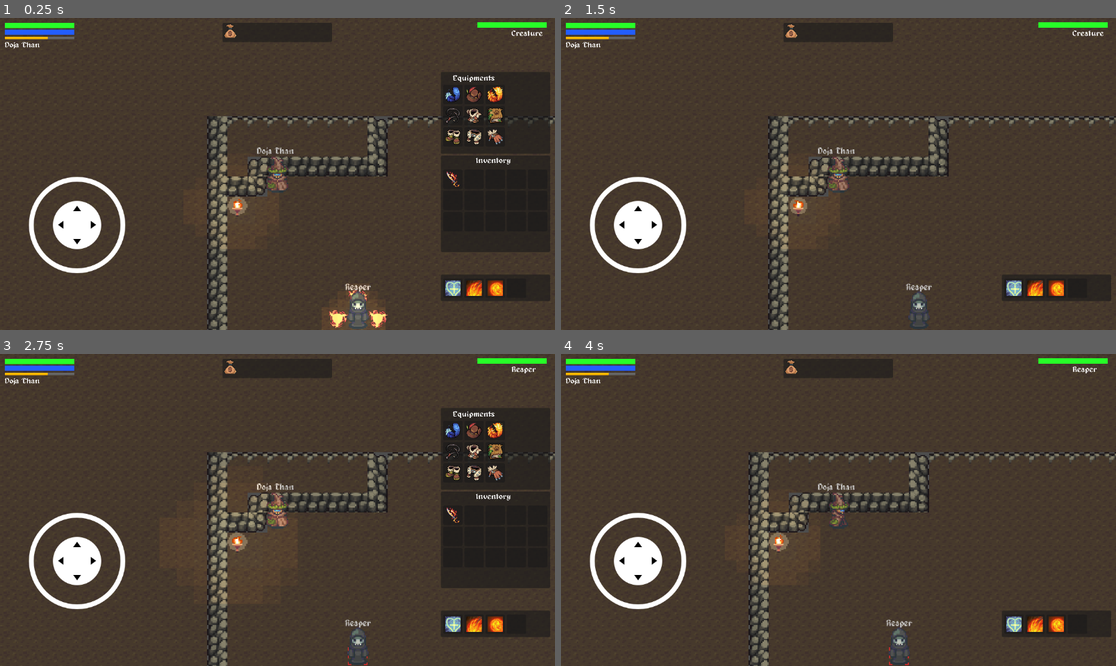
Above: before the commit, frames 1-4 (two rows, left to right).
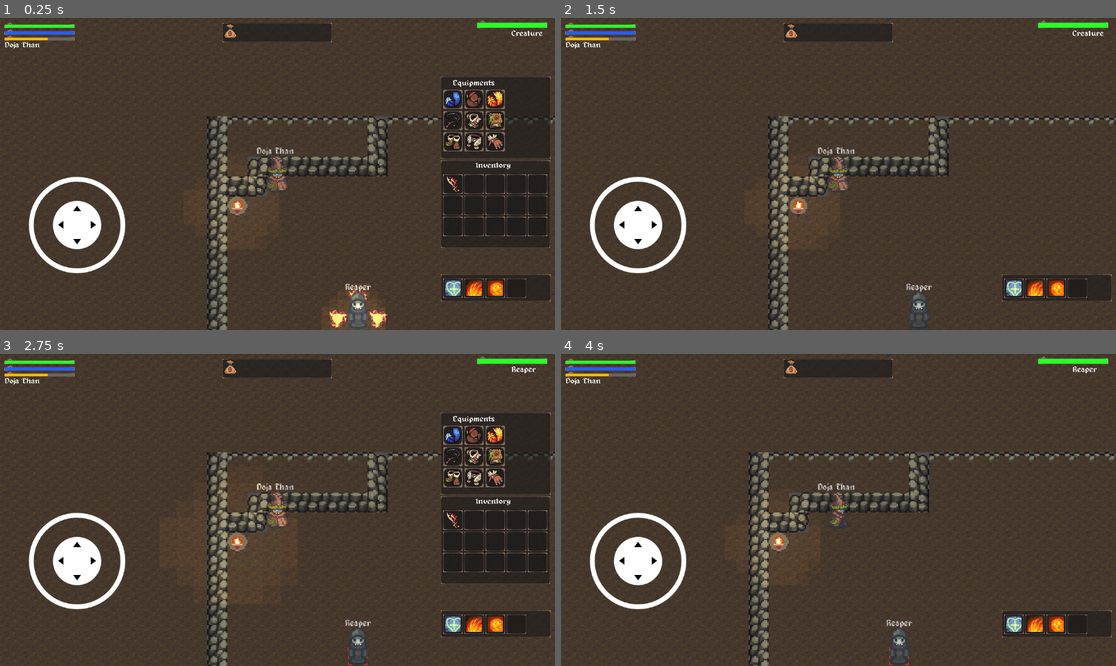
Above: after the commit, the same moments.

Repository: MechZombie/rpg-godot
Game: Godot game, scene res://Maps/Cave/cave.tscn
The game is run twice, just before and just after one commit, with the same random seed, the same clock (stepped at 60 frames per second) and the same inputs. The project has no main scene, so this scene is started directly.
Inputs (mouse positions are in pixels of both pictures, inside the frame that each line leads up to):
- Up to frame 1 (0.25 s): no input
- Up to frame 2 (1.5 s): click (1016, 96) at 0.52 s; click (794, 33) at 1.25 s
- Up to frame 3 (2.75 s): tap Enter at 2 s; drag from (355, 647) to (333, 441) at 2.02 s
- Up to frame 4 (4 s): tap Space at 2.75 s; drag from (727, 525) to (916, 647) at 2.77 s; tap Enter at 3.5 s; move the mouse to (894, 441) at 3.52 s; hold Right (ui_right) from 3.53 s (still down)

The runs differ from the first frame. In frame 1, 3.3% of the frame differs, in the area x 0-100%, y 0-91%; in frame 2, 0.6%; in frame 3, 3.3%; in frame 4, 0.6%.

Commit message:
fix hud textures

Diff:
--- a/HUD/ActionBar/action_bar.tscn
+++ b/HUD/ActionBar/action_bar.tscn
@@ -1,7 +1,8 @@
-[gd_scene load_steps=3 format=3 uid="uid://c2rt2dill4msd"]
+[gd_scene load_steps=4 format=3 uid="uid://c2rt2dill4msd"]
 
 [ext_resource type="Script" path="res://HUD/ActionBar/action_bar.gd" id="1_t0m05"]
 [ext_resource type="PackedScene" uid="uid://b03gfr4fl6m5v" path="res://HUD/ActionBarSlot/actionbar_slot.tscn" id="2_31tjr"]
+[ext_resource type="Texture2D" uid="uid://di7vt4f83jrow" path="res://HUD/Scalable_4.png" id="3_uim6q"]
 
 [node name="ActionBar" type="Panel"]
 custom_minimum_size = Vector2(227, 55)
@@ -23,3 +24,13 @@
 [node name="GridContainer" type="GridContainer" parent="MarginContainer"]
 layout_mode = 2
 columns = 5
+
+[node name="NinePatchRect" type="NinePatchRect" parent="."]
+layout_mode = 0
+offset_right = 228.0
+offset_bottom = 55.0
+texture = ExtResource("3_uim6q")
+patch_margin_left = 15
+patch_margin_top = 15
+patch_margin_right = 15
+patch_margin_bottom = 15
--- a/HUD/ActionBarSlot/actionbar_slot.tscn
+++ b/HUD/ActionBarSlot/actionbar_slot.tscn
@@ -1,7 +1,8 @@
-[gd_scene load_steps=3 format=3 uid="uid://b03gfr4fl6m5v"]
+[gd_scene load_steps=4 format=3 uid="uid://b03gfr4fl6m5v"]
 
 [ext_resource type="Script" path="res://HUD/ActionBarSlot/actionbar_slot.gd" id="1_7514d"]
 [ext_resource type="FontFile" uid="uid://du75ycf6ijvp2" path="res://Fonts/alagard.ttf" id="2_7ybst"]
+[ext_resource type="Texture2D" uid="uid://di7vt4f83jrow" path="res://HUD/Scalable_4.png" id="3_kwi6t"]
 
 [node name="ActionBarSlot" type="Panel"]
 clip_contents = true
@@ -40,3 +41,13 @@
 color = Color(1, 0.266667, 0.258824, 0.278431)
 
 [node name="Timer" type="Timer" parent="."]
+
+[node name="NinePatchRect" type="NinePatchRect" parent="."]
+layout_mode = 0
+offset_right = 40.0
+offset_bottom = 40.0
+texture = ExtResource("3_kwi6t")
+patch_margin_left = 11
+patch_margin_top = 11
+patch_margin_right = 11
+patch_margin_bottom = 11
--- a/HUD/EquipmentItem/equipment_item.tscn
+++ b/HUD/EquipmentItem/equipment_item.tscn
@@ -1,6 +1,7 @@
-[gd_scene load_steps=2 format=3 uid="uid://dksglfeh8ca1c"]
+[gd_scene load_steps=3 format=3 uid="uid://dksglfeh8ca1c"]
 
 [ext_resource type="Script" path="res://HUD/EquipmentItem/equipment_item.gd" id="1_4aore"]
+[ext_resource type="Texture2D" uid="uid://5pd4ddcb3y0n" path="res://HUD/Scalable_5.png" id="2_bgtq6"]
 
 [node name="EquipmentItem" type="Panel"]
 custom_minimum_size = Vector2(40, 40)
@@ -14,3 +15,13 @@
 offset_top = 4.0
 offset_right = 36.0
 offset_bottom = 36.0
+
+[node name="NinePatchRect" type="NinePatchRect" parent="."]
+layout_mode = 0
+offset_right = 40.0
+offset_bottom = 40.0
+texture = ExtResource("2_bgtq6")
+patch_margin_left = 11
+patch_margin_top = 11
+patch_margin_right = 11
+patch_margin_bottom = 11
--- a/HUD/Equipments/equipments.tscn
+++ b/HUD/Equipments/equipments.tscn
@@ -1,14 +1,15 @@
-[gd_scene load_steps=5 format=3 uid="uid://1whxeh42wdp7"]
+[gd_scene load_steps=6 format=3 uid="uid://1whxeh42wdp7"]
 
 [ext_resource type="Script" path="res://HUD/Equipments/equipments.gd" id="1_xqirn"]
 [ext_resource type="PackedScene" uid="uid://dksglfeh8ca1c" path="res://HUD/EquipmentItem/equipment_item.tscn" id="2_1kwfs"]
 [ext_resource type="FontFile" uid="uid://du75ycf6ijvp2" path="res://Fonts/alagard.ttf" id="2_xxfqs"]
+[ext_resource type="Texture2D" uid="uid://di7vt4f83jrow" path="res://HUD/Scalable_4.png" id="4_ol5qc"]
 
 [sub_resource type="LabelSettings" id="LabelSettings_fgjfv"]
 font = ExtResource("2_xxfqs")
 
 [node name="Equipments" type="Panel"]
-custom_minimum_size = Vector2(0, 170)
+custom_minimum_size = Vector2(227, 170)
 offset_top = -17.0
 offset_right = 138.0
 offset_bottom = 144.0
@@ -37,3 +38,13 @@
 offset_bottom = 23.0
 text = "Equipments"
 label_settings = SubResource("LabelSettings_fgjfv")
+
+[node name="NinePatchRect" type="NinePatchRect" parent="."]
+layout_mode = 0
+offset_right = 228.0
+offset_bottom = 170.0
+texture = ExtResource("4_ol5qc")
+patch_margin_left = 15
+patch_margin_top = 15
+patch_margin_right = 15
+patch_margin_bottom = 15
--- a/HUD/Inventory/inventory.gd
+++ b/HUD/Inventory/inventory.gd
@@ -1,4 +1,5 @@
 extends Panel
+
 
 @export var InventoryItem: PackedScene
 @onready var container: GridContainer = $MarginContainer/GridContainer
--- a/HUD/Inventory/inventory.tscn
+++ b/HUD/Inventory/inventory.tscn
@@ -1,16 +1,17 @@
-[gd_scene load_steps=5 format=3 uid="uid://bsv1rbchymmsv"]
+[gd_scene load_steps=6 format=3 uid="uid://bsv1rbchymmsv"]
 
 [ext_resource type="PackedScene" uid="uid://boivt54h80ar" path="res://HUD/InventoryItem/inventory_item.tscn" id="1_aiffj"]
 [ext_resource type="Script" path="res://HUD/Inventory/inventory.gd" id="1_jp6ru"]
 [ext_resource type="FontFile" uid="uid://du75ycf6ijvp2" path="res://Fonts/alagard.ttf" id="2_pwohq"]
+[ext_resource type="Texture2D" uid="uid://di7vt4f83jrow" path="res://HUD/Scalable_4.png" id="4_c34nl"]
 
 [sub_resource type="LabelSettings" id="LabelSettings_irn6u"]
 font = ExtResource("2_pwohq")
 
 [node name="Inventory" type="Panel"]
-custom_minimum_size = Vector2(227, 200)
+custom_minimum_size = Vector2(227, 180)
 offset_right = 227.0
-offset_bottom = 200.0
+offset_bottom = 170.0
 script = ExtResource("1_jp6ru")
 InventoryItem = ExtResource("1_aiffj")
 
@@ -38,3 +39,13 @@
 offset_bottom = 20.0
 text = "Inventory"
 label_settings = SubResource("LabelSettings_irn6u")
+
+[node name="NinePatchRect" type="NinePatchRect" parent="."]
+layout_mode = 0
+offset_right = 227.0
+offset_bottom = 181.0
+texture = ExtResource("4_c34nl")
+patch_margin_left = 15
+patch_margin_top = 15
+patch_margin_right = 15
+patch_margin_bottom = 15
--- a/HUD/InventoryItem/inventory_item.tscn
+++ b/HUD/InventoryItem/inventory_item.tscn
@@ -1,9 +1,10 @@
-[gd_scene load_steps=10 format=3 uid="uid://boivt54h80ar"]
+[gd_scene load_steps=11 format=3 uid="uid://boivt54h80ar"]
 
 [ext_resource type="Script" path="res://HUD/InventoryItem/inventory_item.gd" id="1_va6cw"]
 [ext_resource type="FontFile" uid="uid://du75ycf6ijvp2" path="res://Fonts/alagard.ttf" id="2_mec1v"]
 [ext_resource type="Texture2D" uid="uid://my1nyc6awngv" path="res://Icons/delete.png" id="3_gw4iy"]
 [ext_resource type="Texture2D" uid="uid://bc661fsciytat" path="res://Icons/select.png" id="4_86pje"]
+[ext_resource type="Texture2D" uid="uid://di7vt4f83jrow" path="res://HUD/Scalable_4.png" id="5_pssfx"]
 
 [sub_resource type="LabelSettings" id="LabelSettings_l3ora"]
 font = ExtResource("2_mec1v")
@@ -47,6 +48,7 @@
 label_settings = SubResource("LabelSettings_l3ora")
 
 [node name="Info" type="Panel" parent="."]
+visible = false
 layout_mode = 0
 offset_left = -152.0
 offset_top = -140.0
@@ -117,3 +119,14 @@
 texture_normal = ExtResource("4_86pje")
 ignore_texture_size = true
 stretch_mode = 0
+
+[node name="NinePatchRect" type="NinePatchRect" parent="."]
+layout_mode = 0
+offset_right = 40.0
+offset_bottom = 40.0
+texture = ExtResource("5_pssfx")
+region_rect = Rect2(0, 0, 80, 64)
+patch_margin_left = 11
+patch_margin_top = 11
+patch_margin_right = 11
+patch_margin_bottom = 11
--- a/HUD/hud.tscn
+++ b/HUD/hud.tscn
@@ -1,12 +1,14 @@
-[gd_scene load_steps=8 format=3 uid="uid://g8hnt6va4kms"]
+[gd_scene load_steps=10 format=3 uid="uid://g8hnt6va4kms"]
 
 [ext_resource type="Script" path="res://Player/hud.gd" id="1_3t5dv"]
 [ext_resource type="PackedScene" uid="uid://c2rt2dill4msd" path="res://HUD/ActionBar/action_bar.tscn" id="2_26gsd"]
 [ext_resource type="PackedScene" uid="uid://bsv1rbchymmsv" path="res://HUD/Inventory/inventory.tscn" id="3_uwpwb"]
 [ext_resource type="PackedScene" uid="uid://1whxeh42wdp7" path="res://HUD/Equipments/equipments.tscn" id="4_qoj2v"]
 [ext_resource type="FontFile" uid="uid://du75ycf6ijvp2" path="res://Fonts/alagard.ttf" id="5_4gt8d"]
+[ext_resource type="Texture2D" uid="uid://bquhxt6gyy1t7" path="res://HUD/Bossbar_5.png" id="5_upn61"]
 [ext_resource type="PackedScene" uid="uid://dmr0fcamx7t56" path="res://addons/virtual_joystick/virtual_joystick_scene.tscn" id="6_cbw3p"]
 [ext_resource type="Texture2D" uid="uid://bok2xhagdqna5" path="res://Sprites/bag_dolar.png" id="7_8257g"]
+[ext_resource type="Texture2D" uid="uid://di7vt4f83jrow" path="res://HUD/Scalable_4.png" id="8_6q8r4"]
 
 [node name="HUD" type="CanvasLayer"]
 script = ExtResource("1_3t5dv")
@@ -39,16 +41,31 @@
 
 [node name="Background" type="ColorRect" parent="MarginContainer/PlayerContainer/LifeBar"]
 layout_mode = 0
+offset_top = 4.0
 offset_right = 144.0
 offset_bottom = 11.0
 color = Color(0.396889, 0.396889, 0.396889, 1)
 
 [node name="Foreground" type="ColorRect" parent="MarginContainer/PlayerContainer/LifeBar"]
 layout_mode = 0
+offset_top = 3.0
 offset_right = 144.0
 offset_bottom = 11.0
 color = Color(0.152941, 1, 0.156863, 1)
 
+[node name="NinePatchRect" type="NinePatchRect" parent="MarginContainer/PlayerContainer/LifeBar"]
+layout_mode = 0
+offset_left = -1.0
+offset_top = -1.0
+offset_right = 145.0
+offset_bottom = 11.0
+texture = ExtResource("5_upn61")
+region_rect = Rect2(1, 3, 190, 9)
+patch_margin_left = 5
+patch_margin_top = 5
+patch_margin_right = 5
+patch_margin_bottom = 1
+
 [node name="ManaBar" type="Control" parent="MarginContainer/PlayerContainer"]
 layout_mode = 2
 size_flags_horizontal = 0
@@ -57,18 +74,30 @@
 [node name="Background" type="ColorRect" parent="MarginContainer/PlayerContainer/ManaBar"]
 layout_mode = 0
 offset_left = -4.0
-offset_top = 14.0
-offset_right = 140.0
+offset_top = 18.0
+offset_right = 141.0
 offset_bottom = 25.0
 color = Color(0.396889, 0.396889, 0.396889, 1)
 
 [node name="Foreground" type="ColorRect" parent="MarginContainer/PlayerContainer/ManaBar"]
 layout_mode = 0
 offset_left = -4.0
-offset_top = 14.0
-offset_right = 140.0
+offset_top = 18.0
+offset_right = 141.0
 offset_bottom = 25.0
 color = Color(0.137876, 0.364253, 1, 1)
+
+[node name="NinePatchRect" type="NinePatchRect" parent="MarginContainer/PlayerContainer/ManaBar"]
+offset_left = -5.0
+offset_top = 13.0
+offset_right = 141.0
+offset_bottom = 25.0
+texture = ExtResource("5_upn61")
+region_rect = Rect2(1, 3, 190, 9)
+patch_margin_left = 5
+patch_margin_top = 5
+patch_margin_right = 5
+patch_margin_bottom = 1
 
 [node name="Name" type="Control" parent="MarginContainer/PlayerContainer"]
 layout_mode = 2
@@ -88,18 +117,33 @@
 [node name="Background" type="ColorRect" parent="MarginContainer/PlayerContainer/ExpBar"]
 layout_mode = 0
 offset_left = -12.0
-offset_top = 29.0
+offset_top = 31.0
 offset_right = 132.0
-offset_bottom = 34.0
+offset_bottom = 36.0
 color = Color(0.396889, 0.396889, 0.396889, 1)
 
 [node name="Foreground" type="ColorRect" parent="MarginContainer/PlayerContainer/ExpBar"]
 layout_mode = 0
 offset_left = -12.0
-offset_top = 29.0
+offset_top = 31.0
 offset_right = 77.0
-offset_bottom = 34.0
+offset_bottom = 36.0
 color = Color(1, 0.72549, 0, 1)
+
+[node name="NinePatchRect" type="NinePatchRect" parent="MarginContainer/PlayerContainer/ExpBar"]
+offset_left = -13.0
+offset_top = 26.0
+offset_right = 133.0
+offset_bottom = 37.0
+texture = ExtResource("5_upn61")
+region_rect = Rect2(1, 3, 190, 9)
+patch_margin_left = 5
+patch_margin_top = 5
+patch_margin_right = 5
+patch_margin_bottom = 1
+
+[node name="Control" type="Control" parent="MarginContainer/PlayerContainer"]
+layout_mode = 2
 
 [node name="EnemyContainer" type="HBoxContainer" parent="MarginContainer"]
 layout_mode = 2
@@ -136,6 +180,18 @@
 theme_override_fonts/font = ExtResource("5_4gt8d")
 text = "Creature"
 
+[node name="NinePatchRect" type="NinePatchRect" parent="MarginContainer/EnemyContainer/LifeBar"]
+offset_left = -152.0
+offset_top = -5.0
+offset_right = -6.0
+offset_bottom = 11.0
+texture = ExtResource("5_upn61")
+region_rect = Rect2(1, 3, 190, 9)
+patch_margin_left = 5
+patch_margin_top = 5
+patch_margin_right = 5
+patch_margin_bottom = 1
+
 [node name="Inventory" type="VBoxContainer" parent="MarginContainer"]
 layout_direction = 2
 layout_mode = 2
@@ -168,6 +224,16 @@
 offset_bottom = 40.0
 texture_normal = ExtResource("7_8257g")
 
+[node name="NinePatchRect" type="NinePatchRect" parent="MarginContainer/OptionsContainer/Panel"]
+layout_mode = 0
+offset_right = 227.0
+offset_bottom = 40.0
+texture = ExtResource("8_6q8r4")
+patch_margin_left = 15
+patch_margin_top = 15
+patch_margin_right = 15
+patch_margin_bottom = 15
+
 [node name="SkillsContainer" type="VBoxContainer" parent="MarginContainer"]
 layout_mode = 2
 size_flags_horizontal = 8
--- /dev/null
+++ b/Scenes/menu.gd
@@ -0,0 +1,11 @@
+extends Control
+
+@onready var button: Button = $Panel/NinePatchRect/NinePatchRect/NinePatchRect/Button
+
+# Called when the node enters the scene tree for the first time.
+func _ready() -> void:
+	button.pressed.connect(on_start_pressed)
+
+
+func on_start_pressed():
+	get_tree().change_scene_to_file("res://Maps/Cave/cave.tscn")
--- /dev/null
+++ b/Scenes/menu.tscn
@@ -0,0 +1,126 @@
+[gd_scene load_steps=10 format=3 uid="uid://bbp3timrna372"]
+
+[ext_resource type="Script" path="res://Scenes/menu.gd" id="1_83bd5"]
+[ext_resource type="Texture2D" uid="uid://wpjn7nlfw7io" path="res://HUD/Fade_3.png" id="2_q5xye"]
+[ext_resource type="FontFile" uid="uid://du75ycf6ijvp2" path="res://Fonts/alagard.ttf" id="3_alp1j"]
+[ext_resource type="Texture2D" uid="uid://b4vsx41uejouo" path="res://Sprites/characters_1_32x32.png" id="4_pwqyi"]
+[ext_resource type="Texture2D" uid="uid://di7vt4f83jrow" path="res://HUD/Scalable_4.png" id="5_mbk27"]
+[ext_resource type="Texture2D" uid="uid://1em8lrtd8his" path="res://HUD/Fade_1.png" id="7_oqpd0"]
+
+[sub_resource type="LabelSettings" id="LabelSettings_ls07m"]
+font = ExtResource("3_alp1j")
+
+[sub_resource type="AtlasTexture" id="AtlasTexture_jhco3"]
+atlas = ExtResource("4_pwqyi")
+region = Rect2(477, 298, 32, 64)
+
+[sub_resource type="SpriteFrames" id="SpriteFrames_l84mn"]
+animations = [{
+"frames": [{
+"duration": 1.0,
+"texture": SubResource("AtlasTexture_jhco3")
+}],
+"loop": true,
+"name": &"default",
+"speed": 5.0
+}]
+
+[node name="Menu" type="Control"]
+layout_mode = 3
+anchors_preset = 0
+script = ExtResource("1_83bd5")
+
+[node name="Panel" type="Panel" parent="."]
+layout_mode = 0
+offset_top = -1.0
+offset_right = 1153.0
+offset_bottom = 648.0
+
+[node name="NinePatchRect" type="NinePatchRect" parent="Panel"]
+layout_mode = 0
+offset_left = 2.0
+offset_top = 3.0
+offset_right = 1150.0
+offset_bottom = 650.0
+region_rect = Rect2(0, 0, 79, 65)
+patch_margin_left = 50
+patch_margin_top = 50
+patch_margin_right = 50
+patch_margin_bottom = 50
+
+[node name="NinePatchRect" type="NinePatchRect" parent="Panel/NinePatchRect"]
+layout_mode = 0
+offset_left = 451.0
+offset_top = 132.0
+offset_right = 689.0
+offset_bottom = 196.0
+texture = ExtResource("2_q5xye")
+patch_margin_left = 27
+patch_margin_top = 1
+patch_margin_right = 26
+patch_margin_bottom = 1
+
+[node name="Label" type="Label" parent="Panel/NinePatchRect/NinePatchRect"]
+layout_mode = 0
+offset_left = 35.0
+offset_top = 25.0
+offset_right = 216.0
+offset_bottom = 40.0
+text = "Selecionar personagem"
+label_settings = SubResource("LabelSettings_ls07m")
+
+[node name="NinePatchRect" type="NinePatchRect" parent="Panel/NinePatchRect/NinePatchRect"]
+z_index = 2
+layout_mode = 0
+offset_left = 35.0
+offset_top = 212.0
+offset_right = 201.0
+offset_bottom = 252.0
+texture = ExtResource("7_oqpd0")
+region_rect = Rect2(0, 0, 180, 32)
+patch_margin_left = 15
+patch_margin_top = 15
+patch_margin_right = 15
+patch_margin_bottom = 15
+
+[node name="Button" type="Button" parent="Panel/NinePatchRect/NinePatchRect/NinePatchRect"]
+layout_mode = 0
+offset_right = 166.0
+offset_bottom = 40.0
+theme_override_fonts/font = ExtResource("3_alp1j")
+text = "Selecionar"
+
+[node name="NinePatchRect2" type="NinePatchRect" parent="Panel/NinePatchRect"]
+layout_mode = 0
+offset_left = 465.0
+offset_top = 200.0
+offset_right = 673.0
+offset_bottom = 402.0
+texture = ExtResource("5_mbk27")
+draw_center = false
+region_rect = Rect2(0, 0, 80, 64)
+patch_margin_left = 15
+patch_margin_top = 15
+patch_margin_right = 15
+patch_margin_bottom = 15
+
+[node name="AnimatedSprite2D" type="AnimatedSprite2D" parent="Panel/NinePatchRect"]
+position = Vector2(569, 284)
+sprite_frames = SubResource("SpriteFrames_l84mn")
+
+[node name="CharacterName" type="Label" parent="Panel/NinePatchRect"]
+layout_mode = 0
+offset_left = 532.0
+offset_top = 212.0
+offset_right = 608.0
+offset_bottom = 227.0
+text = "Doja than"
+label_settings = SubResource("LabelSettings_ls07m")
+
+[node name="NinePatchRect3" type="NinePatchRect" parent="Panel/NinePatchRect"]
+layout_mode = 0
+offset_left = 470.0
+offset_top = 204.0
+offset_right = 668.0
+offset_bottom = 235.0
+texture = ExtResource("7_oqpd0")
--- a/main.tscn
+++ b/Temp/main.tscn
@@ -2,9 +2,9 @@
 
 [ext_resource type="Texture2D" uid="uid://b63jw5xyt4tv2" path="res://Sprites/2_indoors.png" id="1_b13ns"]
 [ext_resource type="Texture2D" uid="uid://x71eyu5boklq" path="res://Sprites/1_terrain.png" id="2_k3ptj"]
-[ext_resource type="Script" path="res://new_player.gd" id="3_oj2qa"]
-[ext_resource type="Texture2D" uid="uid://c2orknlw8j3m7" path="res://Sprites/bard-32x32.png" id="4_xaevd"]
-[ext_resource type="Script" path="res://new_enemy.gd" id="5_hvgof"]
+[ext_resource type="Script" path="res://Temp/new_player.gd" id="3_oj2qa"]
+[ext_resource type="Texture2D" uid="uid://bvytcr026wt26" path="res://Sprites/bard-32x32.png" id="4_xaevd"]
+[ext_resource type="Script" path="res://Temp/new_enemy.gd" id="5_hvgof"]
 
 [sub_resource type="TileSetAtlasSource" id="TileSetAtlasSource_nc5j4"]
 texture = ExtResource("1_b13ns")
Binary file added: HUD/Bossbar_5.png
Binary file added: HUD/Button_Selected.png
Binary file added: HUD/Fade_1.png
Binary file added: HUD/Fade_3.png
Binary file added: HUD/Scalable_4.png
Binary file added: HUD/Scalable_5.png
Binary file added: HUD/Title_Holder.png
Binary file added: HUD/healthbar.png
Renamed: new_enemy.gd -> Temp/new_enemy.gd
Renamed: new_player.gd -> Temp/new_player.gd
